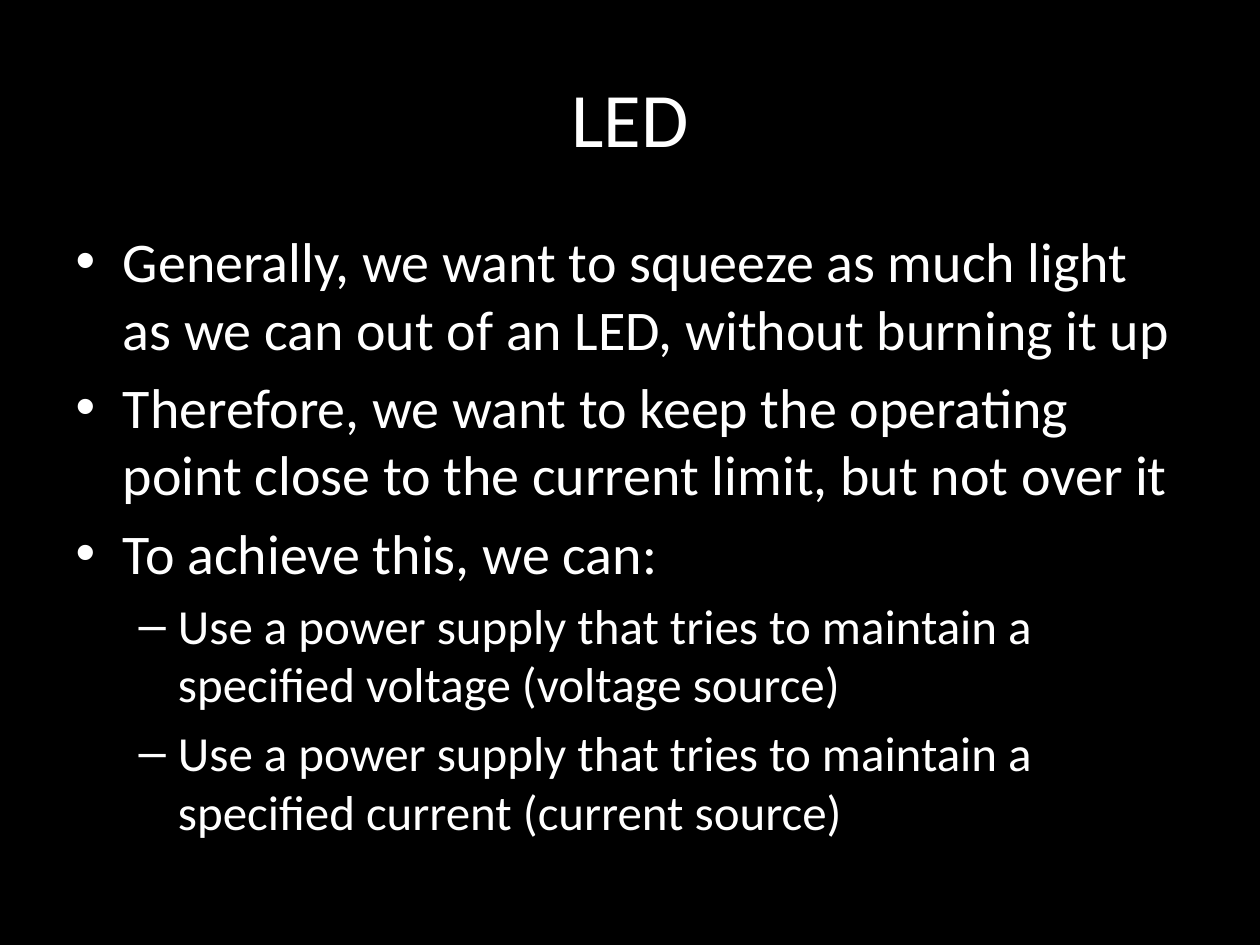
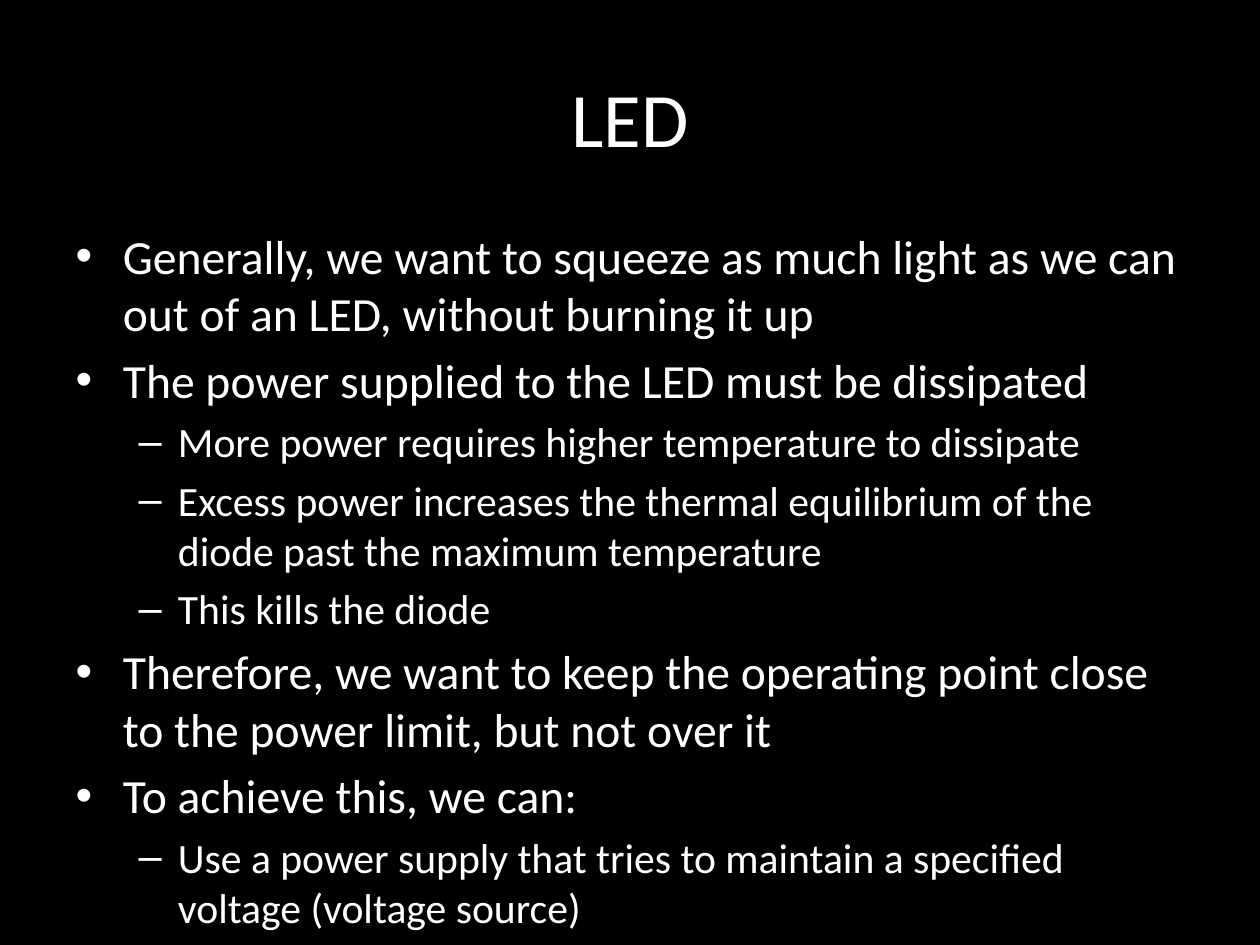
Before and after one commit to carlosgj/FRC-Training, a slide deck: slide 38 of Electronics 101.pptx (slide 32 before the commit). Drawn at 1260x945 pixels with LibreOffice and Linux fonts; fonts in the diff are those of the drawing; background and template pictures are left out. Boxes give left, top, right and bottom in pixels: in the first picture for what was removed or moved away, otherwise in the second. Text is boxed around its words. In the diff, an @@ line names an element or a change of style, - is before the commit and + after.

```diff
--- a/Electronics 101.pptx
+++ b/Electronics 101.pptx
@@ text at box(123, 241, 1176, 930): size 32 to 27.2 pt in "Generally, we want to squeeze as much ...", "To achieve this, we can:"; size 28 to 23.8 pt in "Use a power supply that tries to ...", "Use a power supply that tries to ..." @@
@@ text at box(123, 365, 1148, 755): text changed; size 32 to 23.8 pt @@
-• Therefore, we want to keep the operating point close to the current limit, but not over it
+• The power supplied to the LED must be dissipated
+  – More power requires higher temperature to dissipate
+  – Excess power increases the thermal equilibrium of the diode past the maximum temperature
+  – This kills the diode
+• Therefore, we want to keep the operating point close to the power limit, but not over it
```
Also in this commit, not shown: 6 other slides changed, 8 slides added.
